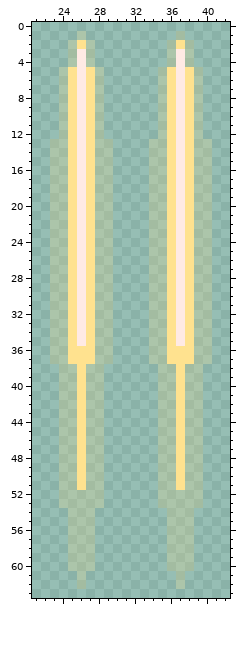
A pixel-art sprite gets an edit: assets/png/bullets.png. The picture above was drawn from the file before the commit.
The file is 64x64 pixels. Shown: x 21..42, y 0..63.
After:
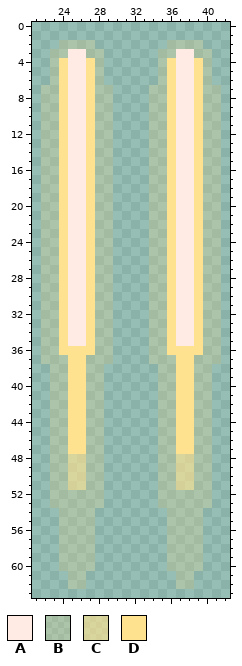
Palette (. is transparent): A #ffeae4  B #ffdf8636  C #ffe28fa1  D #ffe28f
From old to new:
Colour B becomes colour A in rows 3 to 4 at x 25 and 38.
Colour D becomes colour A in rows 5 to 35 at x 25 and 38.
The author put colour B in row 2 at x 24 and 39; in row 3 at x 23 to 24, 28, 35 and 39 to 40; in row 4 at x 23, 28, 35 and 40; in rows 5 to 6 at x 23 and 40; in rows 7 to 12 at x 22 to 23, 29, 34 and 40 to 41; in rows 13 to 37 at x 22 and 41.
The author put colour B in rows 38 to 53 at x 23 and 40; in rows 54 to 60 at x 24 and 39; in rows 61 to 62 at x 25 and 38.
Colour D becomes colour B in row 2 at x 26 and 37; in row 37 at x 27 and 36.
Colour B becomes colour C in rows 48 to 51 at x 25 and 38.
Colour D becomes colour C in rows 48 to 51 at x 26 and 37.
The author put colour D in row 4 at x 24 and 39.
Colour B becomes colour D in row 4 at x 27 and 36; in rows 5 to 36 at x 24 and 39; in rows 38 to 47 at x 25 and 38.
Colour B is gone in row 1 at x 26 and 37.
Where, in picture pixels (left, top, right, bottom), the same in both pictures:
changed: (41, 31, 113, 589)
changed: (149, 31, 221, 589)
